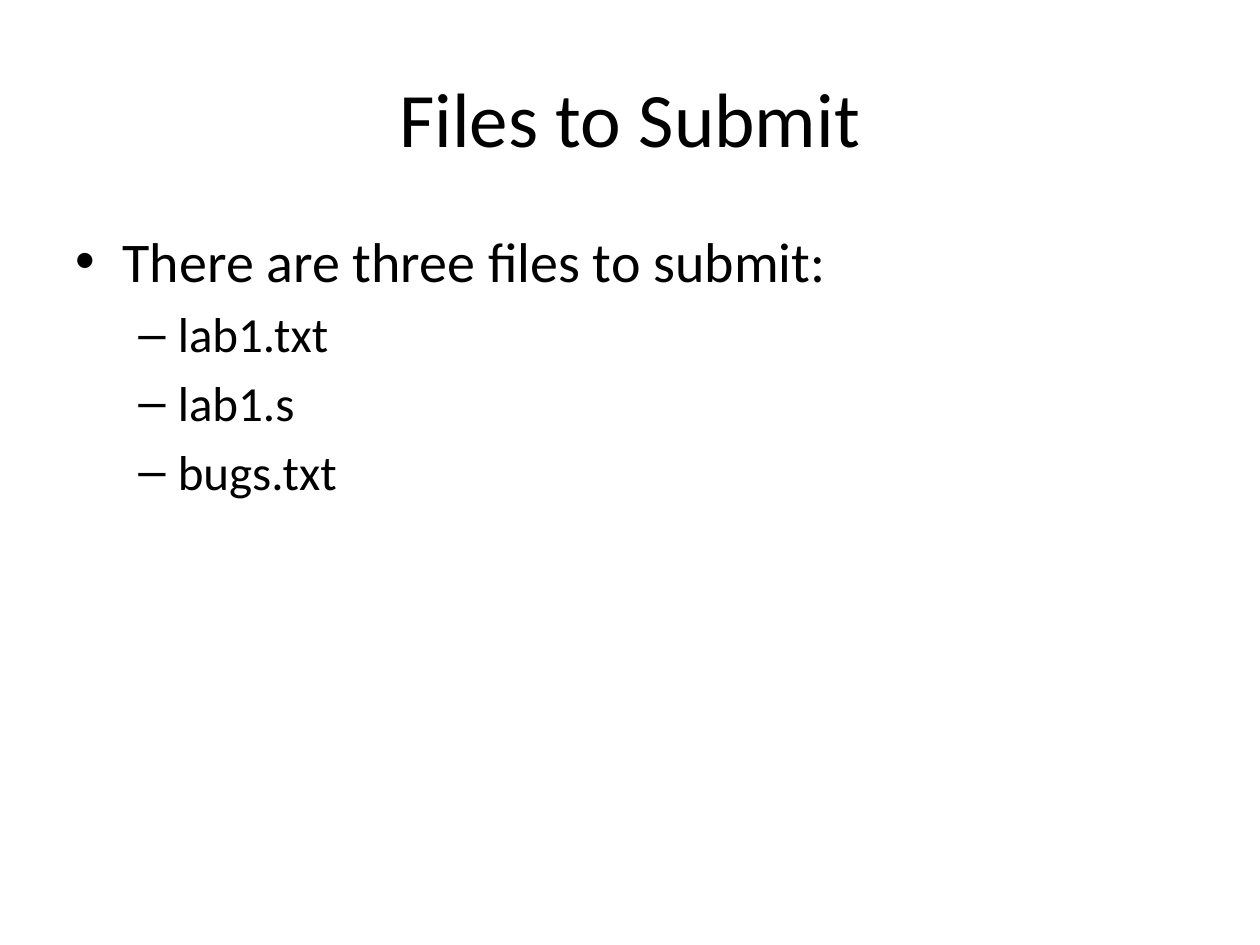
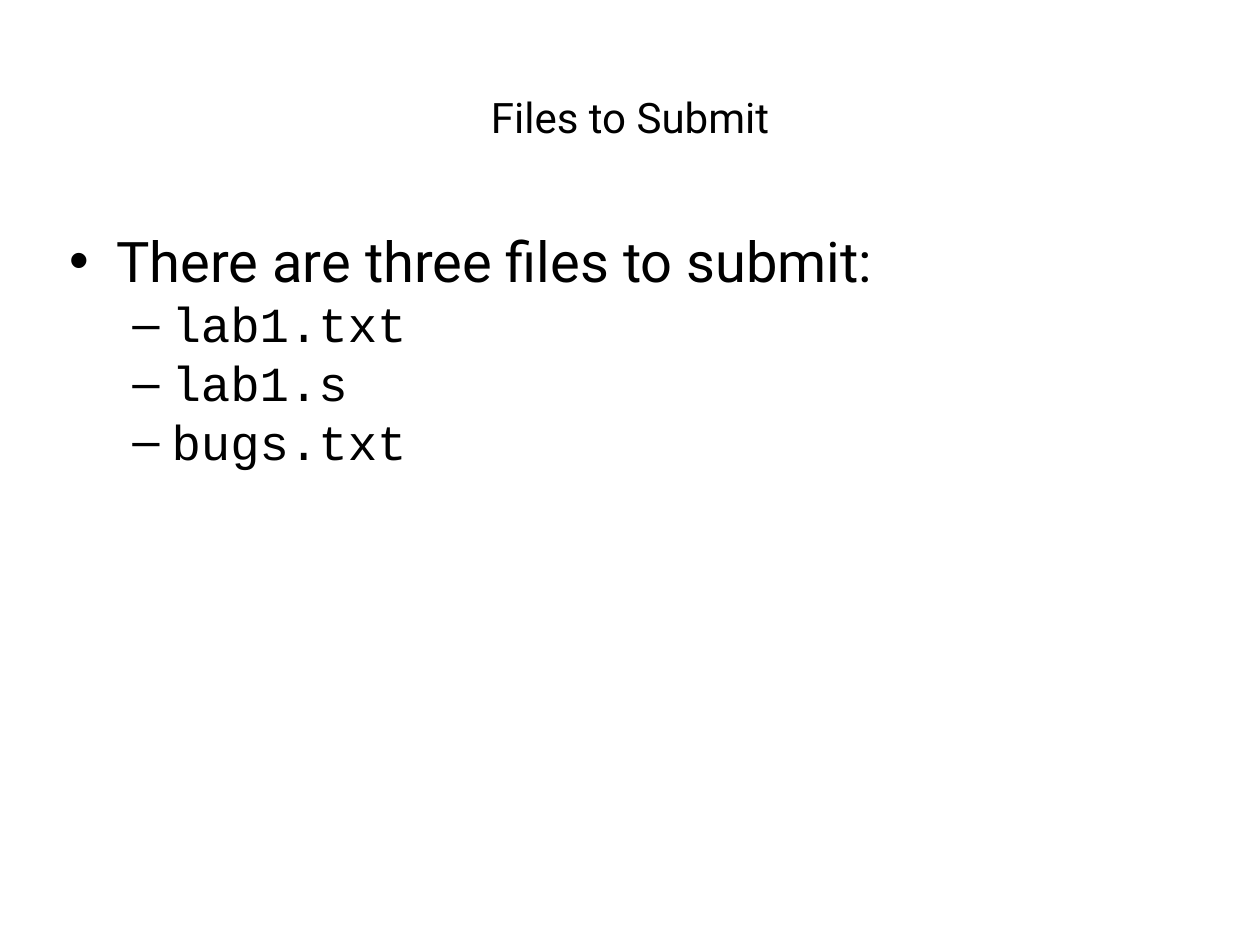
Before and after one commit to cmput229/Lab_Intro, a slide deck: slide 15 of resources/slides/class.pptx. Drawn at 1260x945 pixels with LibreOffice and Linux fonts; fonts in the diff are those of the drawing. Boxes give left, top, right and bottom in pixels: in the first picture for what was removed or moved away, otherwise in the second. Text is boxed around its words. In the diff, an @@ line names an element or a change of style, - is before the commit and + after.

```diff
--- a/resources/slides/class.pptx
+++ b/resources/slides/class.pptx
@@ title "Files to Submit" at (x1=491, y1=101, x2=769, y2=134): size 44 to 24 pt, font Calibri to Roboto @@
@@ text "There are three files to ..." at (x1=117, y1=239, x2=873, y2=470): font Calibri to Roboto in "There are three files to submit:"; font Calibri to Courier New in "lab1.txt", "lab1.s", "bugs.txt"; indent changed; less space between paragraphs @@
```
Also in this commit, not shown: 14 other slides changed, 1 other file.
